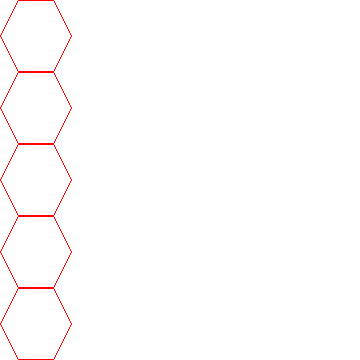
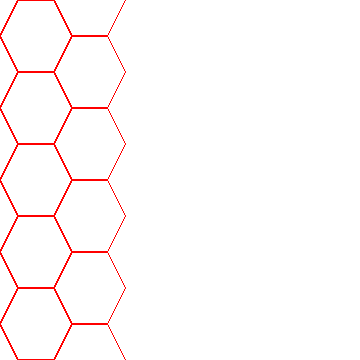
Revision of a layered w=360, h=360 image; what changed, layer by layer:
showed "Calque" over [0, 0, 72, 72]
painted on "Arrière-plan" over [0, 0, 126, 360]
